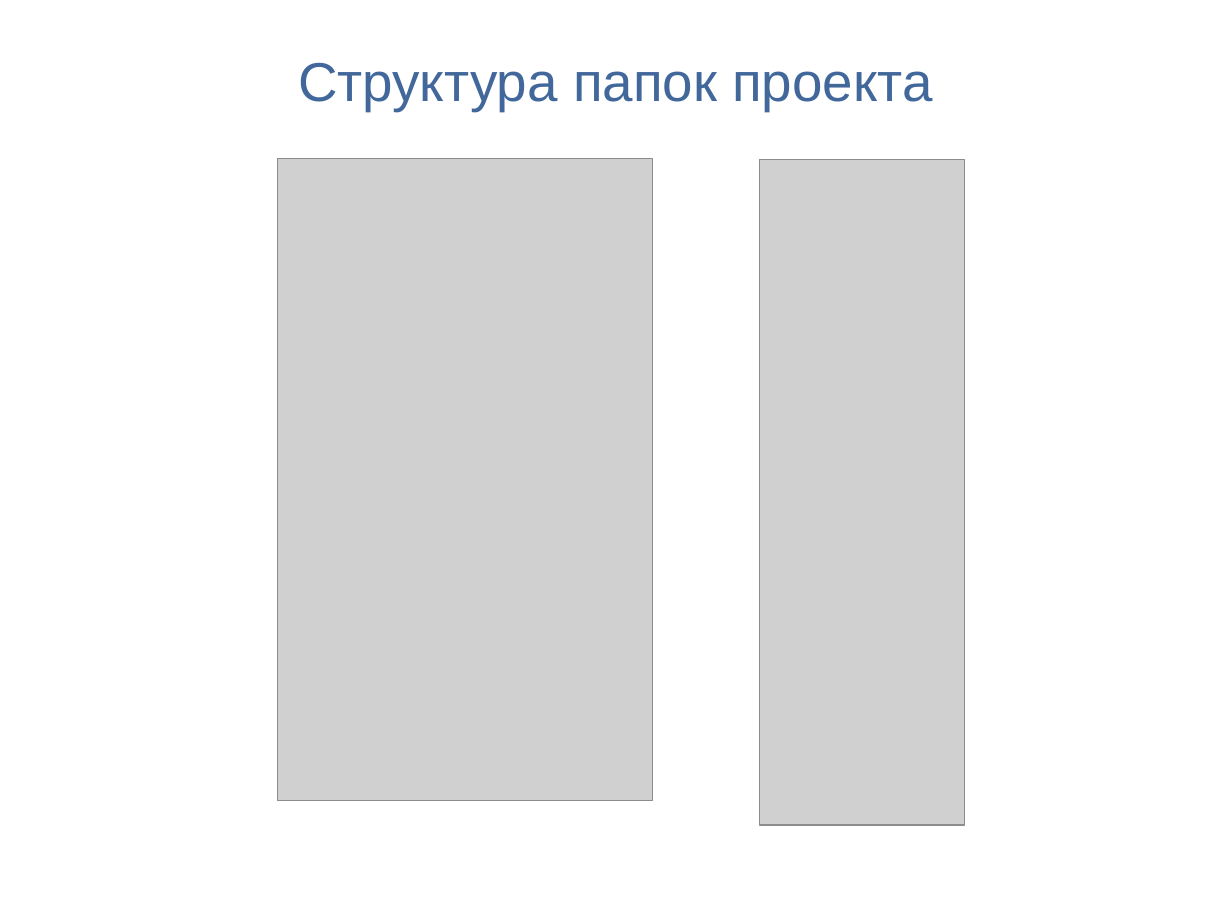
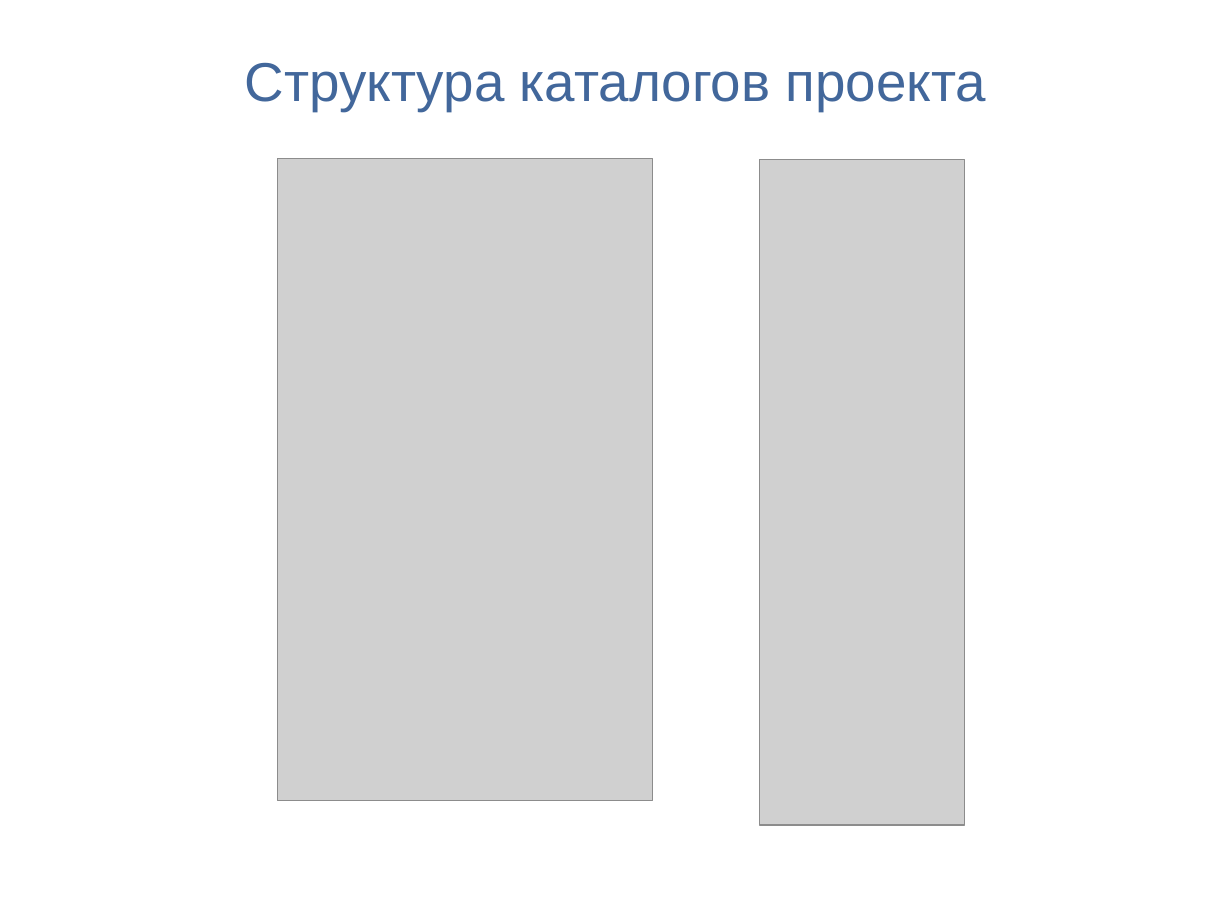
Before and after one commit to Dzmitry2020/workbook, a slide deck: slide 8 of docs/myPresentation3.odp. Drawn at 1232x924 pixels with LibreOffice and Linux fonts; fonts in the diff are those of the drawing; grey boxes stand for pictures. Boxes give left, top, right and bottom in pixels: in the first picture for what was removed or moved away, otherwise in the second. Text is boxed around its words. In the diff, an @@ line names an element or a change of style, - is before the commit and + after.

```diff
--- a/docs/myPresentation3.odp
+++ b/docs/myPresentation3.odp
@@ text at <box>245,62,986,111</box>: text changed @@
-Структура папок проекта
+Структура каталогов проекта
```
Also in this commit, not shown: 1 other slide changed, 1 slide added, 20 other files.
